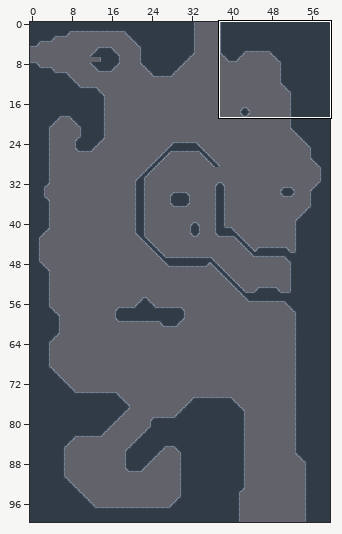
Level history. Tiled map: assets/map/section01.tmx. Above: a wide view before the commit, with the close-up outlined.
Close-up. Before:
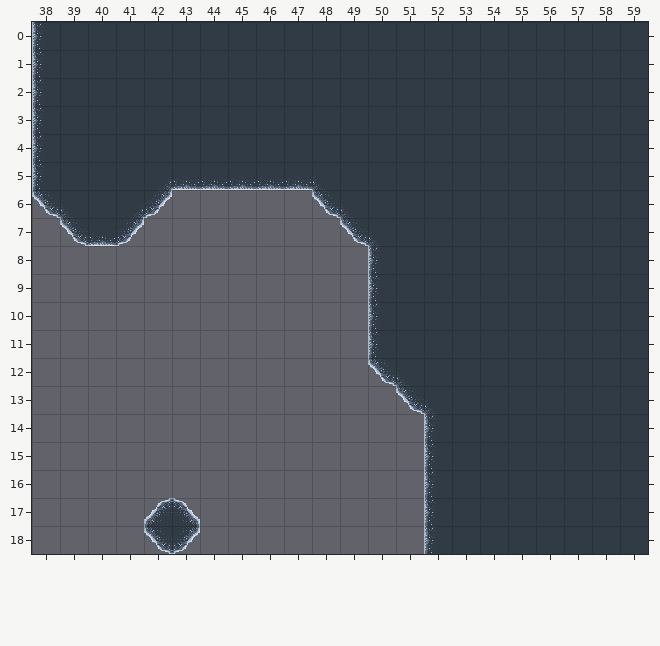
Cells are 32x32 px. Shown: x 38..59, y 0..18. The commit also changed other parts of the map, which this record leaves out.
New version:
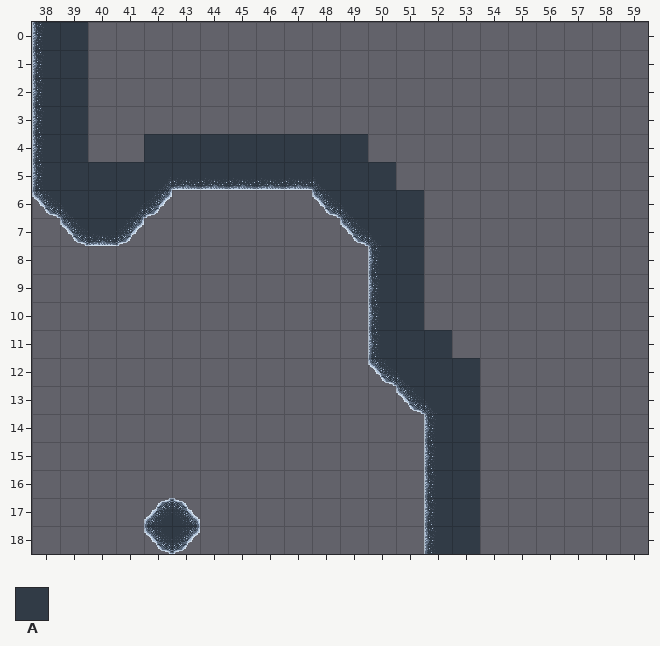
Key: from "slopes": A 21.
_ is an empty cell.
Changes in this commit:
Layer "background" (now hidden):
y 0..3: x 40..59 AAAAAAAAAAAAAAAAAAAA -> ____________________
y 4: x 40..41 AA -> __; x 50..59 AAAAAAAAAA -> __________
y 5: x 51..59 AAAAAAAAA -> _________
y 6..10: x 52..59 AAAAAAAA -> ________
y 11: x 53..59 AAAAAAA -> _______
y 12..18: x 54..59 AAAAAA -> ______
Where, in picture pixels (left, top, right, bottom), the same in both close-ups:
removed: (88, 22, 648, 554)
